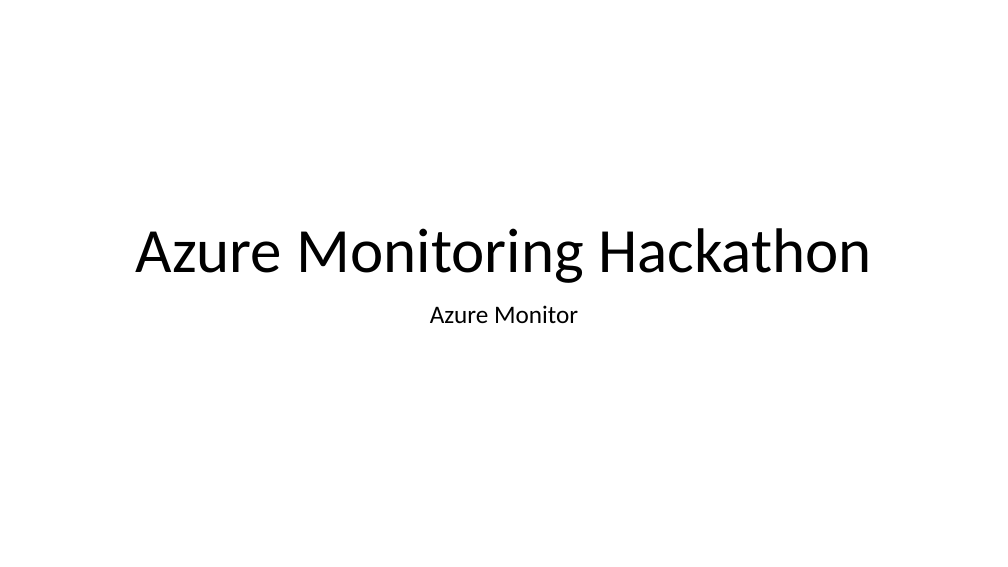
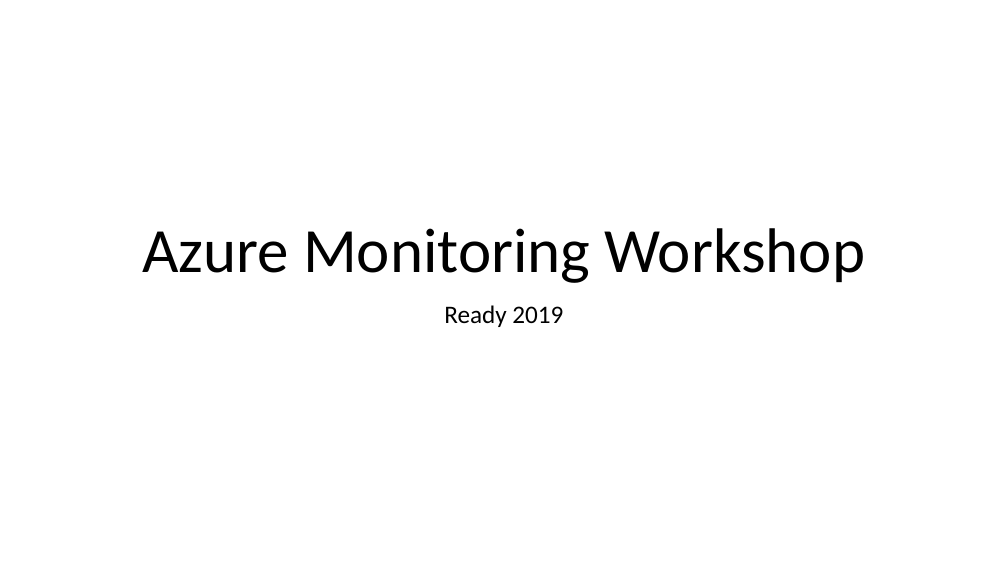
Before and after one commit to rkuehfus/pre-ready-2019-H1, a slide deck: slide 1 of Student/Guides/Challenges.pptx. Drawn at 1008x567 pixels with LibreOffice and Linux fonts; fonts in the diff are those of the drawing. Boxes give left, top, right and bottom in pixels: in the first picture for what was removed or moved away, otherwise in the second. Text is boxed around its words. In the diff, an @@ line names an element or a change of style, - is before the commit and + after.

```diff
--- a/Student/Guides/Challenges.pptx
+++ b/Student/Guides/Challenges.pptx
@@ title at <box>142,228,866,283</box>: text changed @@
-Azure Monitoring Hackathon
+Azure Monitoring Workshop
@@ subtitle at <box>444,305,563,327</box>: text changed @@
-Azure Monitor
+Ready 2019
```
Also in this commit, not shown: 5 other slides changed, 2 slides removed.
